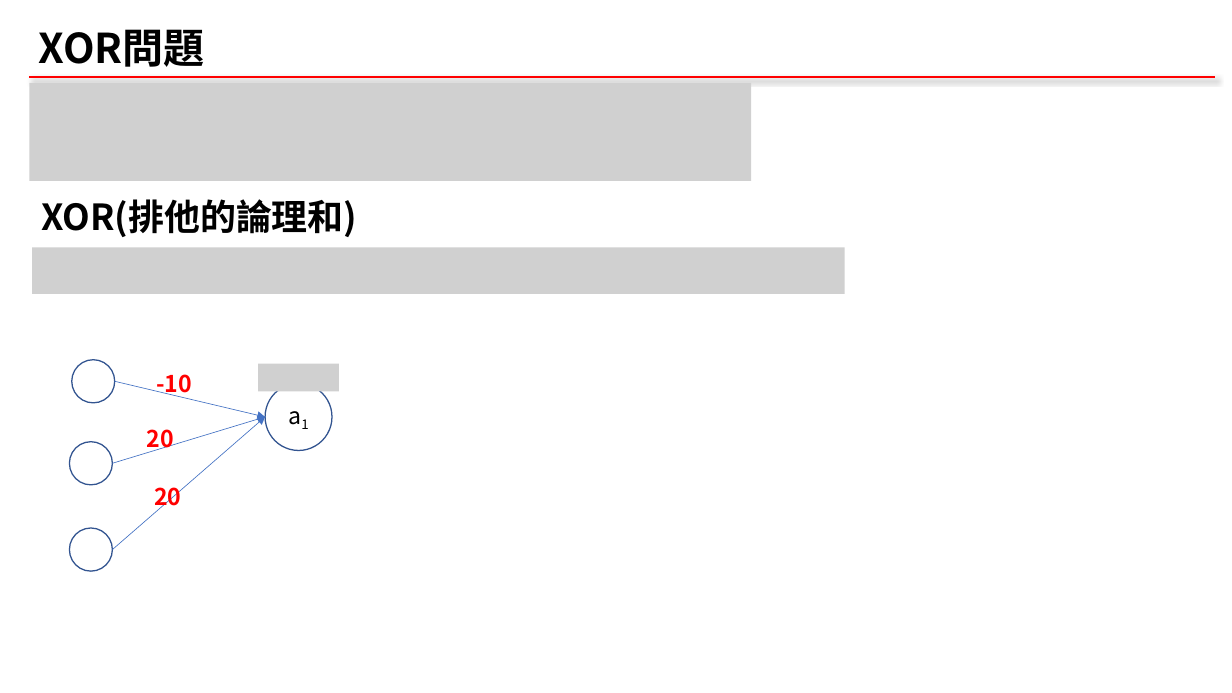
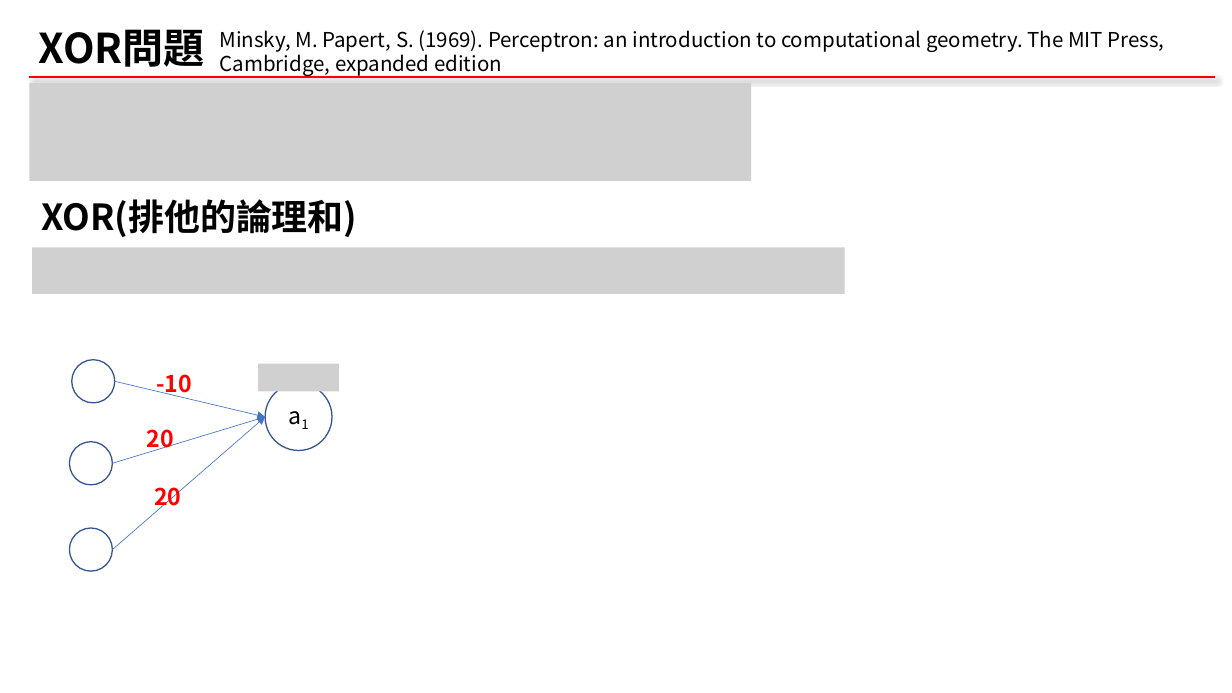
Before and after one commit to qqinxl2015/machine-learning-basic, a slide deck: slide 13 of _ML_01_NN.pptx (slide 10 before the commit). Drawn at 1232x693 pixels with LibreOffice and Linux fonts; fonts in the diff are those of the drawing; grey boxes stand for pictures; background and template pictures are left out. Boxes give left, top, right and bottom in pixels: in the first picture for what was removed or moved away, otherwise in the second. Text is boxed around its words. In the diff, an @@ line names an element or a change of style, - is before the commit and + after.

```diff
--- a/_ML_01_NN.pptx
+++ b/_ML_01_NN.pptx
@@ text added at [220,30,1165,77], 16 pt, text #000000 @@
+Minsky, M. Papert, S. (1969). Perceptron: an introduction to computational geometry. The MIT Press, Cambridge, expanded edition
```
Also in this commit, not shown: 14 other slides changed, 4 slides added, 1 slide removed, 1 other file.
